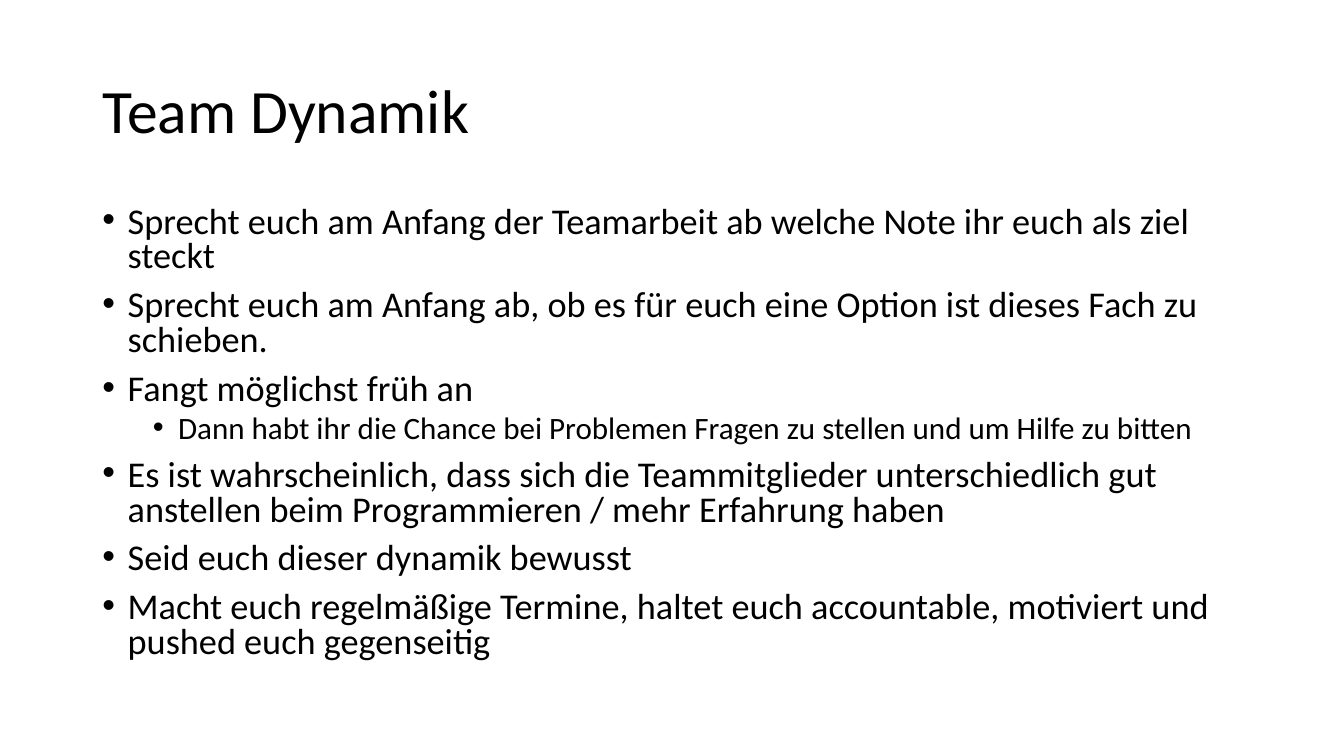
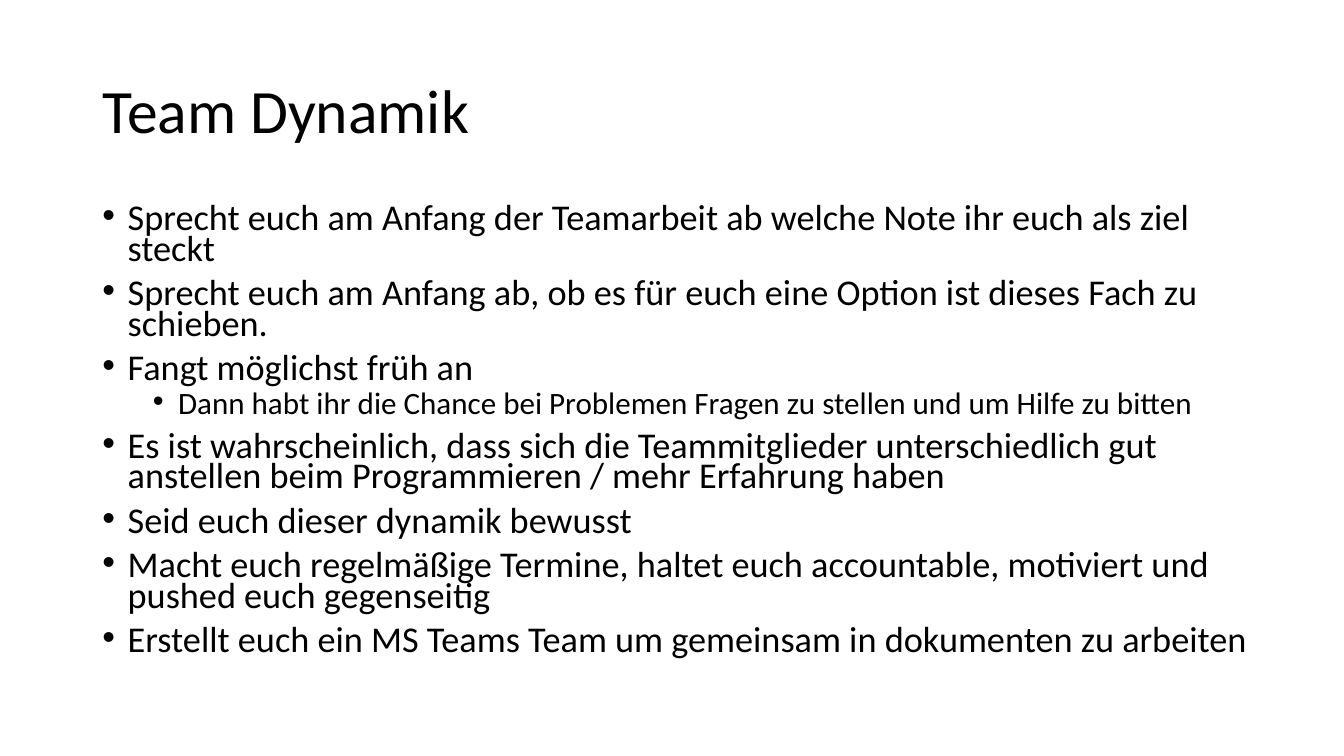
Before and after one commit to walkerdustin/Python-Projekt-Setup, a slide deck: slide 4 of Hilfe Tipps Tricks Erklkärungen.pptx. Drawn at 1344x756 pixels with LibreOffice and Linux fonts; fonts in the diff are those of the drawing. Boxes give left, top, right and bottom in pixels: in the first picture for what was removed or moved away, otherwise in the second. Text is boxed around its words. In the diff, an @@ line names an element or a change of style, - is before the commit and + after.

```diff
--- a/Hilfe Tipps Tricks Erklkärungen.pptx
+++ b/Hilfe Tipps Tricks Erklkärungen.pptx
@@ text at (128,204,1208,615): line spacing 0.8 to 0.7 @@
@@ text at (128,626,1246,659): paragraph added @@
+• Erstellt euch ein MS Teams Team um gemeinsam in dokumenten zu arbeiten
```
Also in this commit, not shown: 2 other slides changed, 6 slides added.
